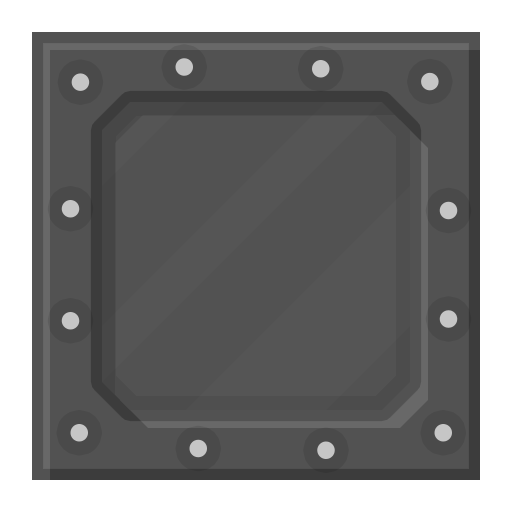
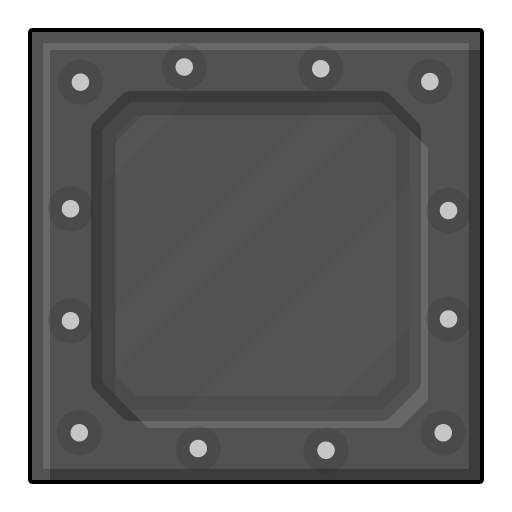
Layered file, before and after one edit (w=512, h=512). Changes by layer:
pixels changed over [28,28,484,484] (layer not identified)
